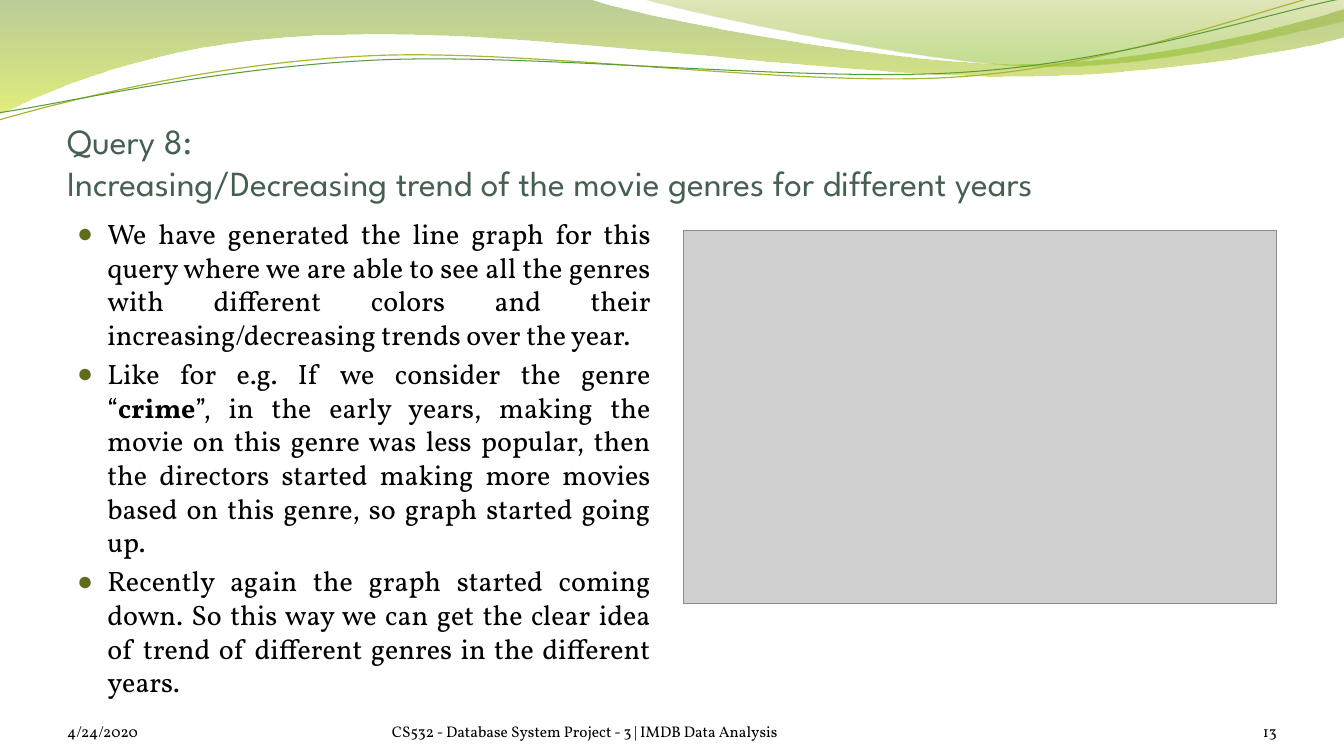
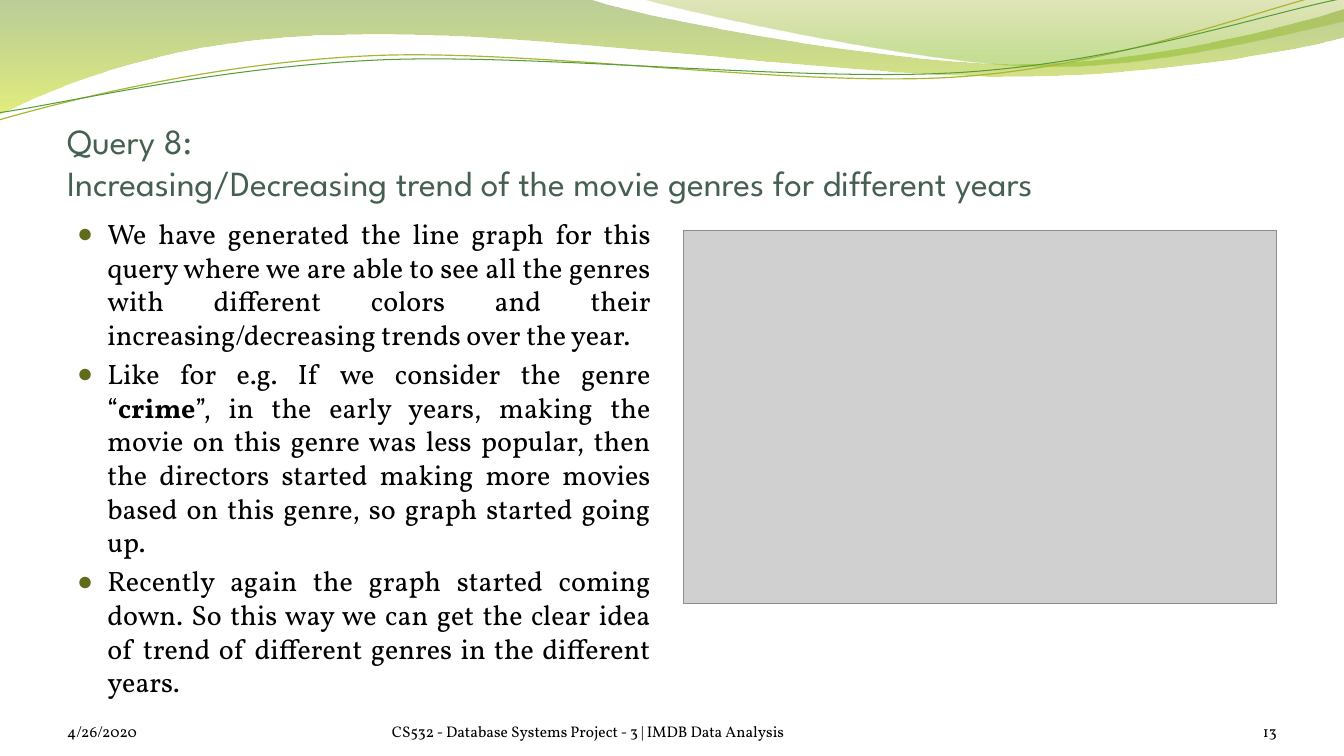
Before and after one commit to satrio-yudhoatmojo/CS532-Database-Systems-Spring-2020, a slide deck: slide 13 of Project-03/docs/saraf-yudhoatmojo_Presentation.pptx. Drawn at 1344x756 pixels with LibreOffice and Linux fonts; fonts in the diff are those of the drawing; grey boxes stand for pictures; background and template pictures are left out. Boxes give left, top, right and bottom in pixels: in the first picture for what was removed or moved away, otherwise in the second. Text is boxed around its words. In the diff, an @@ line names an element or a change of style, - is before the commit and + after.

```diff
--- a/Project-03/docs/saraf-yudhoatmojo_Presentation.pptx
+++ b/Project-03/docs/saraf-yudhoatmojo_Presentation.pptx
@@ text at box(67, 726, 137, 740): text changed @@
-4/24/2020
+4/26/2020
@@ text at box(392, 726, 784, 741): text changed @@
-CS532 - Database System Project - 3 | IMDB Data Analysis
+CS532 - Database Systems Project - 3 | IMDB Data Analysis
```
Also in this commit, not shown: 14 other slides changed.
